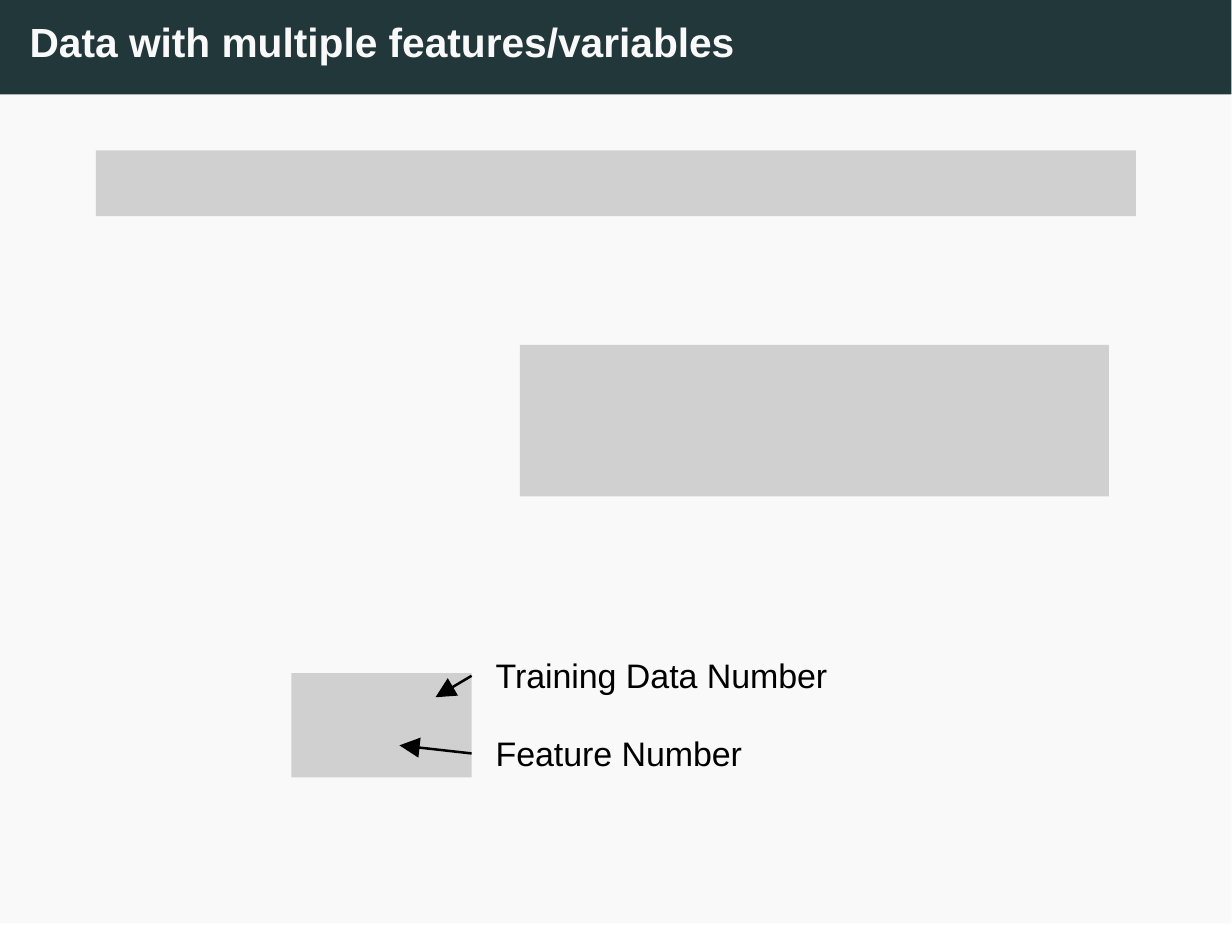
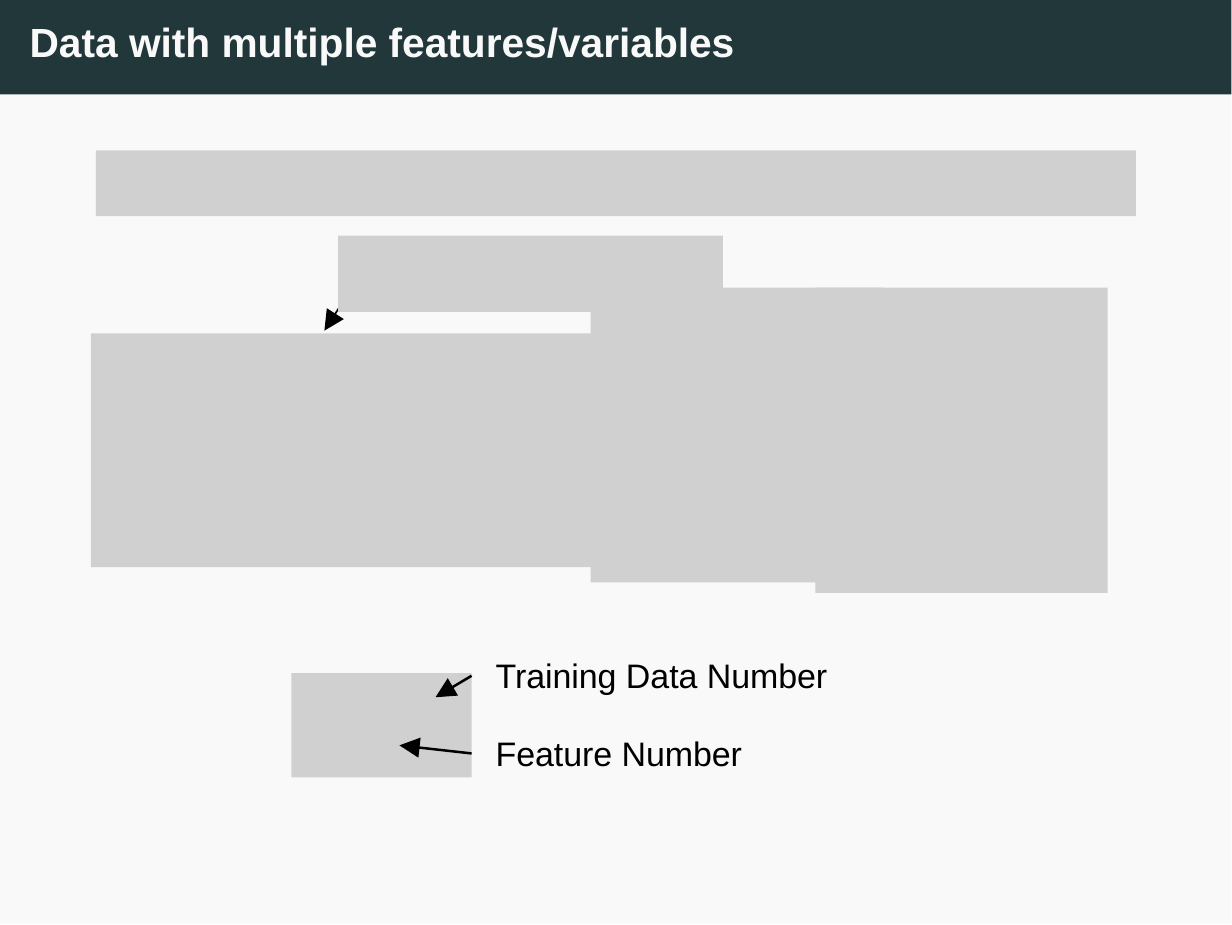
Before and after one commit to edlym96/linear-regression-workshop, a slide deck: slide 33 of slides/L3_Linear_draft.pptx. Drawn at 1232x925 pixels with LibreOffice and Linux fonts; fonts in the diff are those of the drawing; grey boxes stand for pictures. Boxes give left, top, right and bottom in pixels: in the first picture for what was removed or moved away, otherwise in the second. Text is boxed around its words. In the diff, an @@ line names an element or a change of style, - is before the commit and + after.

```diff
--- a/slides/L3_Linear_draft.pptx
+++ b/slides/L3_Linear_draft.pptx
@@ picture added at [337,235,721,310] @@
@@ arrow added from (352, 288) to (325, 330), #000000 0.5 pt @@
@@ picture added at [592,288,885,584] @@
@@ picture added at [816,288,1110,594] @@
@@ picture added at [90,332,680,567] @@
@@ picture removed at [521,345,1110,496] @@
```
Also in this commit, not shown: 4 other slides changed.
